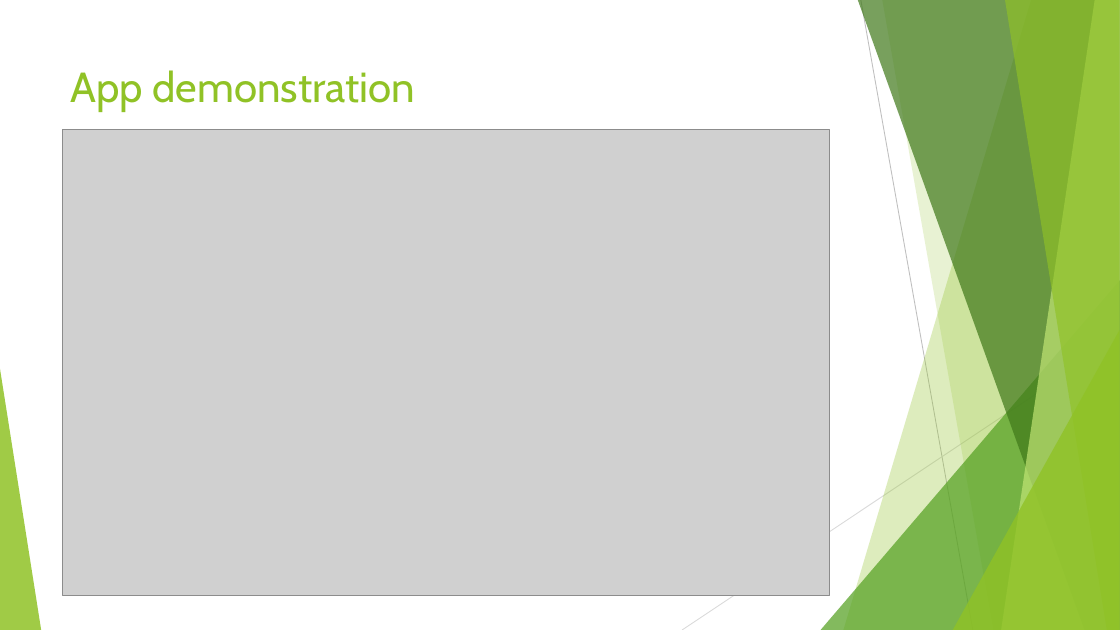
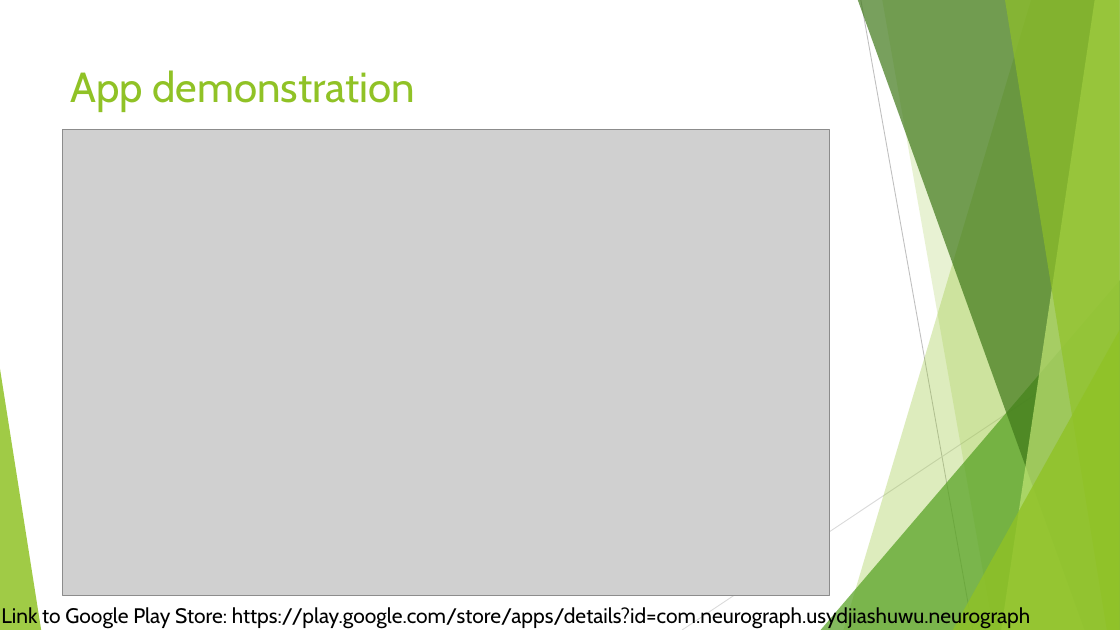
Before and after one commit to JiashuWu/NeuroGraph, a slide deck: slide 17 of Neurograph Project Presentation/Neurograph Presentation Jiashu Wu.pptx (slide 9 before the commit). Drawn at 1120x630 pixels with LibreOffice and Linux fonts; fonts in the diff are those of the drawing; grey boxes stand for pictures. Boxes give left, top, right and bottom in pixels: in the first picture for what was removed or moved away, otherwise in the second. Text is boxed around its words. In the diff, an @@ line names an element or a change of style, - is before the commit and + after.

```diff
--- a/Neurograph Project Presentation/Neurograph Presentation Jiashu Wu.pptx
+++ b/Neurograph Project Presentation/Neurograph Presentation Jiashu Wu.pptx
@@ text added at [1,606,1030,630], 18 pt, text #000000 @@
+Link to Google Play Store: https://play.google.com/store/apps/details?id=com.neurograph.usydjiashuwu.neurograph
```
Also in this commit, not shown: 8 other slides changed, 7 slides added, 1 other file.
